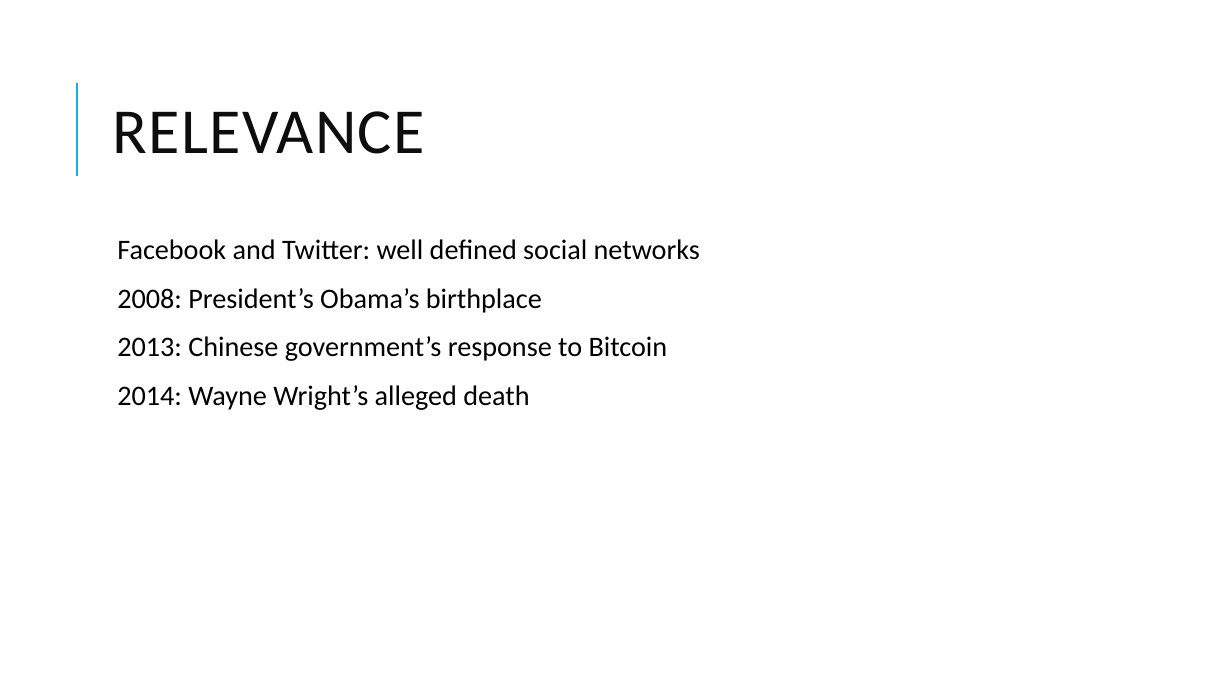
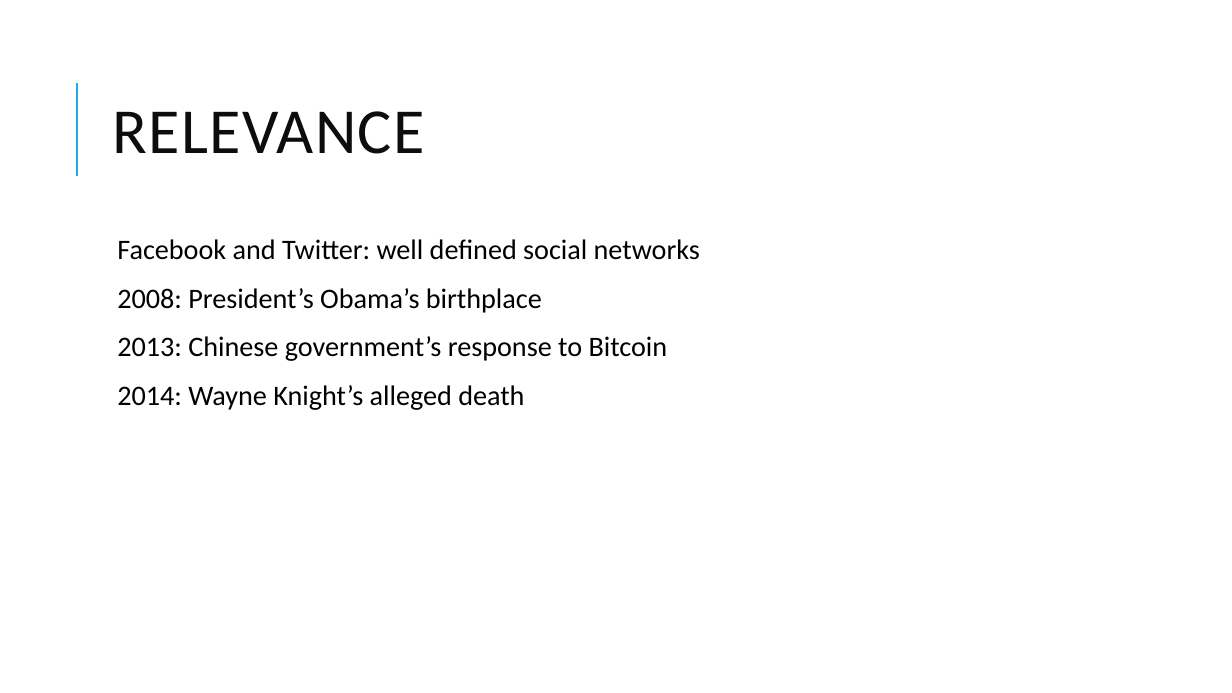
Before and after one commit to chinnychin19/FacebookProject, a slide deck: slide 2 of Presentation.pptx. Drawn at 1232x693 pixels with LibreOffice and Linux fonts; fonts in the diff are those of the drawing. Boxes give left, top, right and bottom in pixels: in the first picture for what was removed or moved away, otherwise in the second. Text is boxed around its words. In the diff, an @@ line names an element or a change of style, - is before the commit and + after.

```diff
--- a/Presentation.pptx
+++ b/Presentation.pptx
@@ text at (117,385,524,410): text changed @@
-  2014: Wayne Wright’s alleged death
+  2014: Wayne Knight’s alleged death
```
Also in this commit, not shown: 4 other slides changed, 2 other files.
